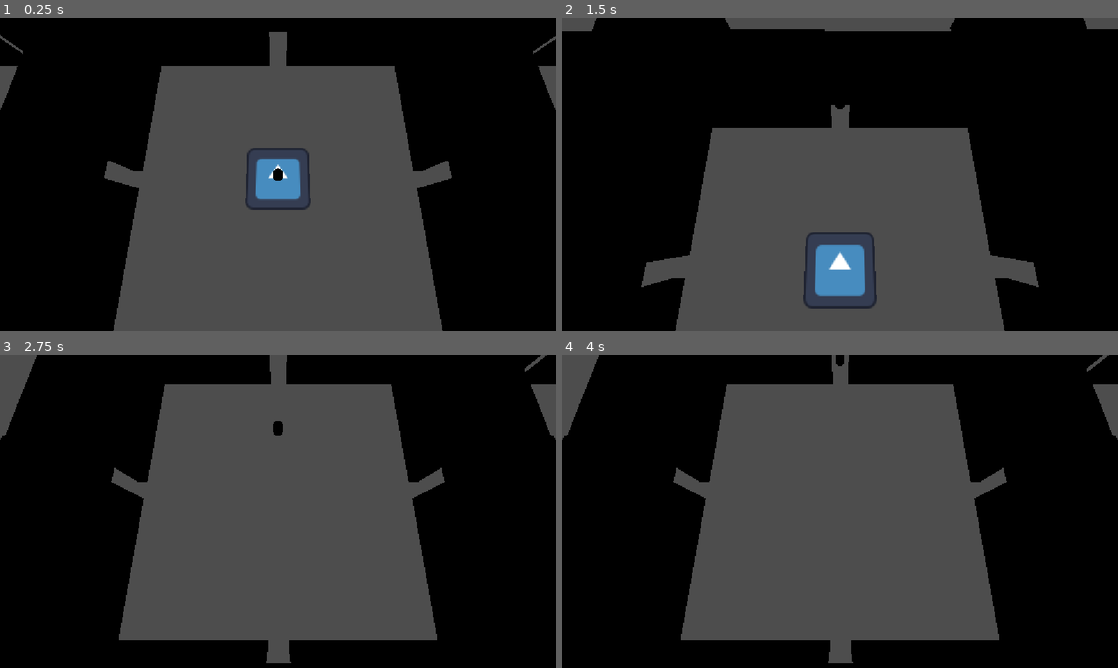
Above: before the commit, frames 1-4 (two rows, left to right).
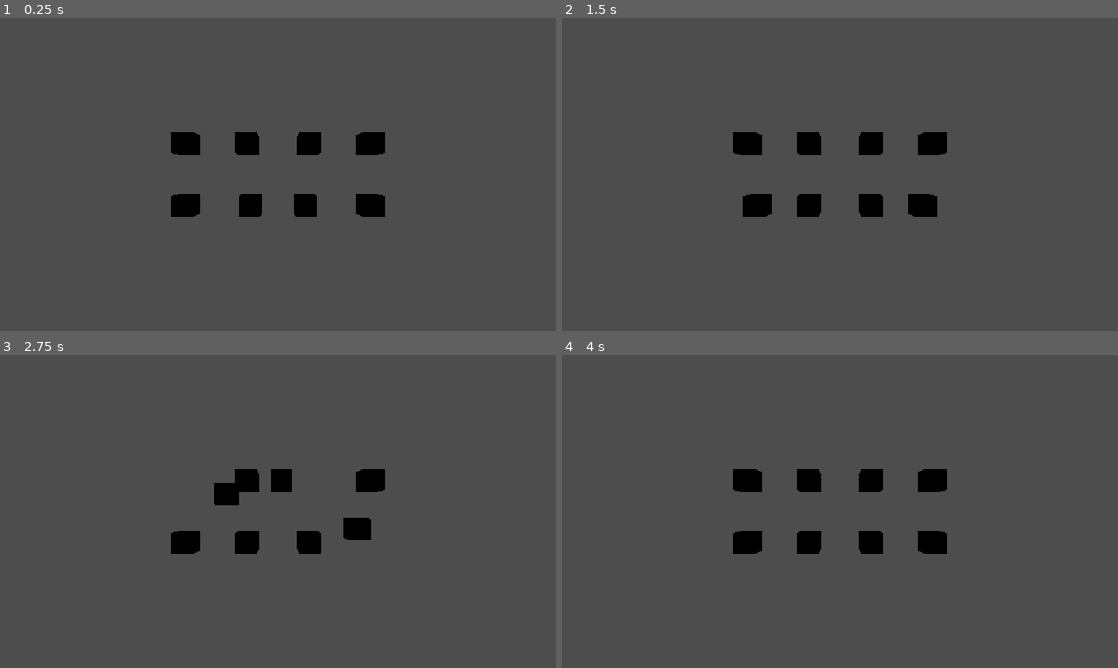
Above: after the commit, the same moments.

Repository: sjgillGit/GWJ95
Game: Godot game, scene res://Main/main.tscn
Same seed, same stepped clock (60 frames per second), same inputs: the game is played once before the commit and once after it. Before the commit the project starts from res://Scenes/map.tscn. The engine's default icon, where the game draws it, is replaced by a stand-in: a white triangle on a blue panel in a dark square.
Inputs:
- Up to frame 1 (0.25 s): no input
- Up to frame 2 (1.5 s): tap Enter (Interact) at 0.5, 1.35 s; hold Enter (Interact) 0.53-1.28 s; hold W (Forward) from 0.53 s (still down); tap Space (Jump) at 0.77 s
- Up to frame 3 (2.75 s): keep holding W (Forward); tap Space (Jump) at 1.52 s; hold Enter (Interact) from 2.03 s (still down)
- Up to frame 4 (4 s): keep holding W (Forward); release Enter (Interact) at 2.78 s; tap Enter (Interact) at 2.85 s; tap Space (Jump) at 3.02, 3.77 s; hold Enter (Interact) from 3.53 s (still down)

The runs differ from the first frame. In frame 1, 60% of the frame differs, in the area x 0-100%, y 0-100%; in frame 2, 67%; in frame 3, 60%; in frame 4, 60%.
Error before the commit: Invalid assignment of property or key 'target_position' with value of type 'Vector3' on a base object of type 'null instance'. (res://Scripts/character_body_3d…

Commit message:
Map Complete, better cameras

Diff:
--- a/Main/main.tscn
+++ b/Main/main.tscn
@@ -8,10 +8,9 @@
 [node name="Main" type="Node3D" unique_id=1657951162]
 
 [node name="Camera3D" type="Camera3D" parent="." unique_id=502752227]
-transform = Transform3D(1, 0, 0, 0, -4.371139e-08, -1, 0, 1, -4.371139e-08, 0, 10, 0)
+transform = Transform3D(1, 0, 0, 0, -4.371139e-08, 1, 0, -1, -4.371139e-08, 0, 10, 0)
 
 [node name="CoffinshuffleScene" parent="." unique_id=97865913 instance=ExtResource("2_qvhan")]
-visible = false
 
 [node name="CountingScene" parent="." unique_id=1386442738 instance=ExtResource("2_eunhr")]
 visible = false
@@ -20,5 +19,7 @@
 visible = false
 
 [node name="BatHuntScene" parent="." unique_id=2146188156 instance=ExtResource("4_eunhr")]
+visible = false
 
 [node name="Camera2D" type="Camera2D" parent="." unique_id=1891951393]
+visible = false
--- a/project.godot
+++ b/project.godot
@@ -11,7 +11,7 @@
 [application]
 
 config/name="GWJ95"
-run/main_scene="uid://dhrscxqsfniwk"
+run/main_scene="uid://hjob2n1nqedr"
 config/features=PackedStringArray("4.7", "Forward Plus")
 config/icon="res://icon.svg"
 
--- a/room.gd
+++ b/room.gd
@@ -2,7 +2,7 @@
 var x_camera_pos = position.x
 var z_camera_pos = position.z + 8
 
-@export var camera_pos = Vector3(0,0,0)
+var camera_pos = Vector3(position.x,20,position.z + 8)
 
 # Called when the node enters the scene tree for the first time.
 func _ready() -> void:
